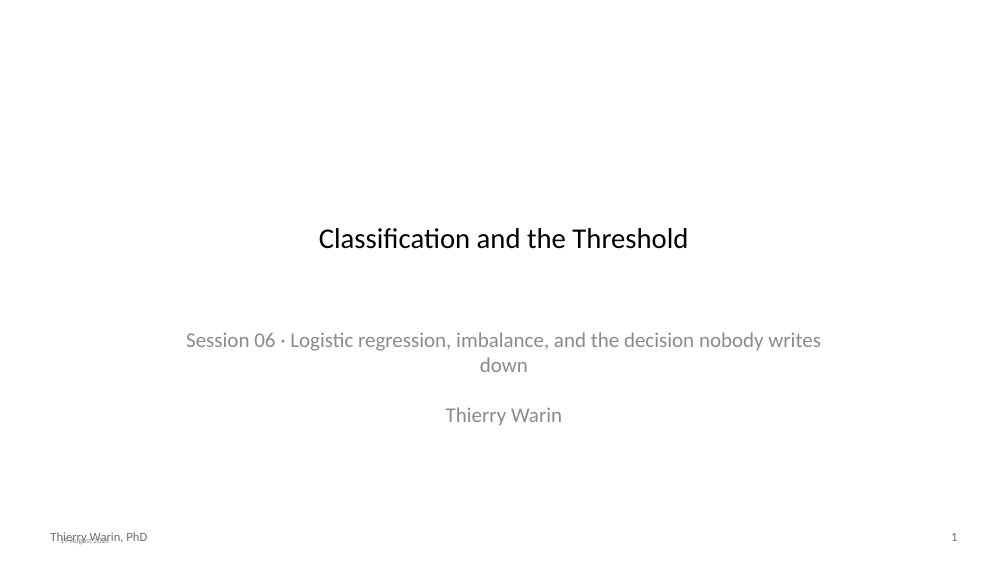
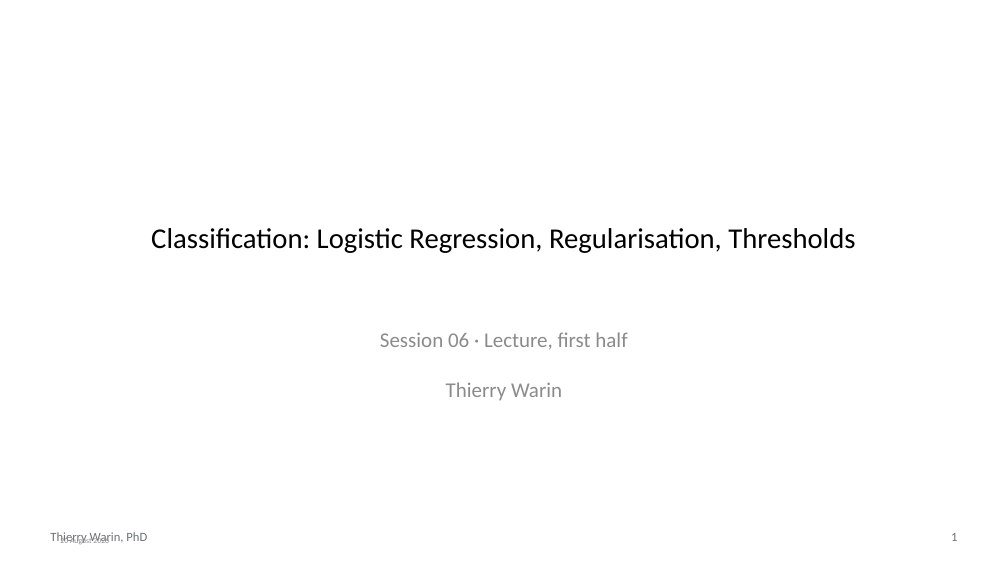
Before and after one commit to warint/quantitative-methods, a slide deck: slide 1 of 06-classification-logistic-and-penalised/slides.pptx. Drawn at 1008x567 pixels with LibreOffice and Linux fonts; fonts in the diff are those of the drawing. Boxes give left, top, right and bottom in pixels: in the first picture for what was removed or moved away, otherwise in the second. Text is boxed around its words. In the diff, an @@ line names an element or a change of style, - is before the commit and + after.

```diff
--- a/06-classification-logistic-and-penalised/slides.pptx
+++ b/06-classification-logistic-and-penalised/slides.pptx
@@ title at (151,228,855,253): text changed @@
-Classification and the Threshold
+Classification: Logistic Regression, Regularisation, Thresholds
@@ subtitle at (50,332,627,544): text changed @@
-Session 06 · Logistic regression, imbalance, and the decision nobody writes down
-Thierry Warin
+Session 06 · Lecture, first half
+Thierry Warin
```
Also in this commit, not shown: 4 other slides changed, 31 slides added, 27 slides removed, 3 other files.
